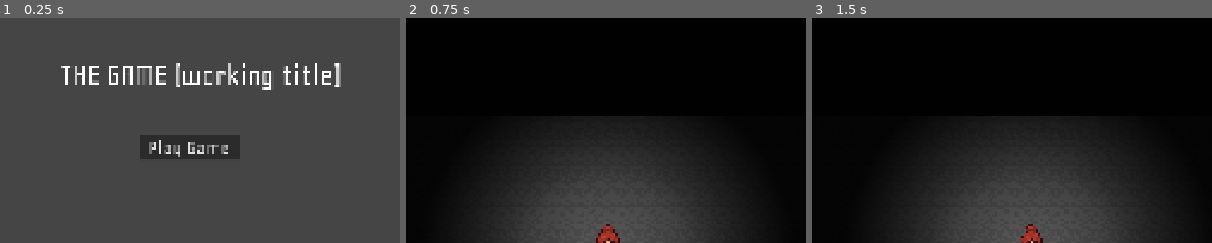
Above: before the commit, frames 1-3 (left to right).
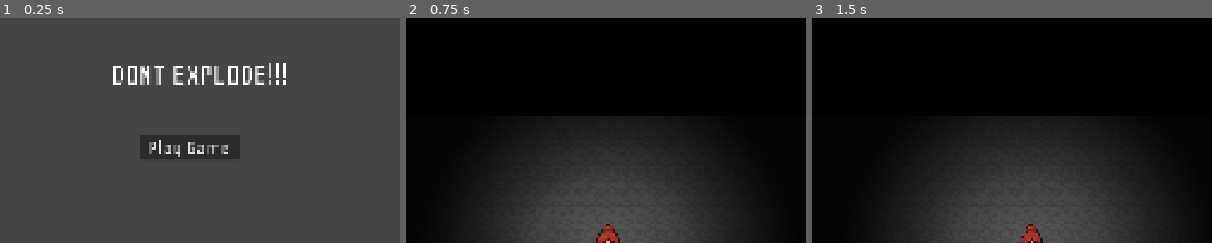
Above: after the commit, the same moments.

Repository: stratisco/GameJam2026
Game: Godot game, scene res://mainMenu/main_menu.tscn
Two runs of this game, one before a commit and one after it. Both use one fixed random seed, a clock stepped at 60 frames per second and the inputs below.
Inputs (mouse positions are % of the whole screen's width and height, from its top left):
- Up to frame 1 (0.25 s): no input
- Up to frame 2 (0.75 s): click "Play Game" at 0.5 s
- Up to frame 3 (1.5 s): tap Enter at 1.25 s; move the mouse to (72, 45) at 1.27 s; hold D (player_right) from 1.28 s (still down); hold E (interact) from 1.28 s (still down); click (72, 45) at 1.42 s
The pictures show only the part of the screen within x 25-75%, y 0-50%; the shares and areas given below are measured in that part.

The runs differ from the first frame. In frame 1, 3.1% of the frame differs, in the area x 15-86%, y 20-32%; in frame 2, nothing differs; in frame 3, nothing differs.

Commit message:
changed game name DONT EXPLODE

Diff:
--- a/mainMenu/main_menu.tscn
+++ b/mainMenu/main_menu.tscn
@@ -22,7 +22,7 @@
 offset_right = 1359.0
 offset_bottom = 192.0
 theme_override_font_sizes/font_size = 70
-text = "THE GAME (working title)"
+text = "DONT EXPLODE!!!"
 horizontal_alignment = 1
 vertical_alignment = 1
 
--- a/project.godot
+++ b/project.godot
@@ -10,7 +10,8 @@
 
 [application]
 
-config/name="GameJam"
+config/name="DontExplode"
+config/description="Game Jam 2026 entry *Count-Down*"
 run/main_scene="uid://duh1073dnd8l5"
 config/features=PackedStringArray("4.6", "Forward Plus")
 config/icon="uid://dcgkpkav5qr8p"
Not shown, changed: export_presets.cfg
Not shown, changed: README.md
